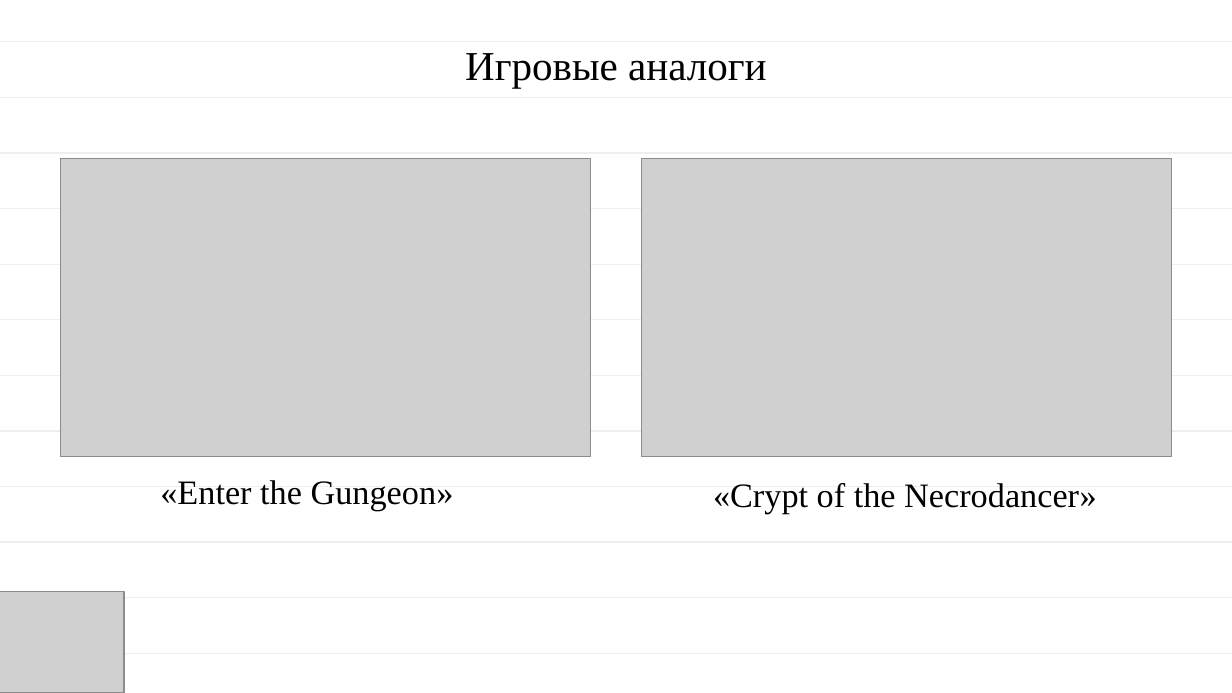
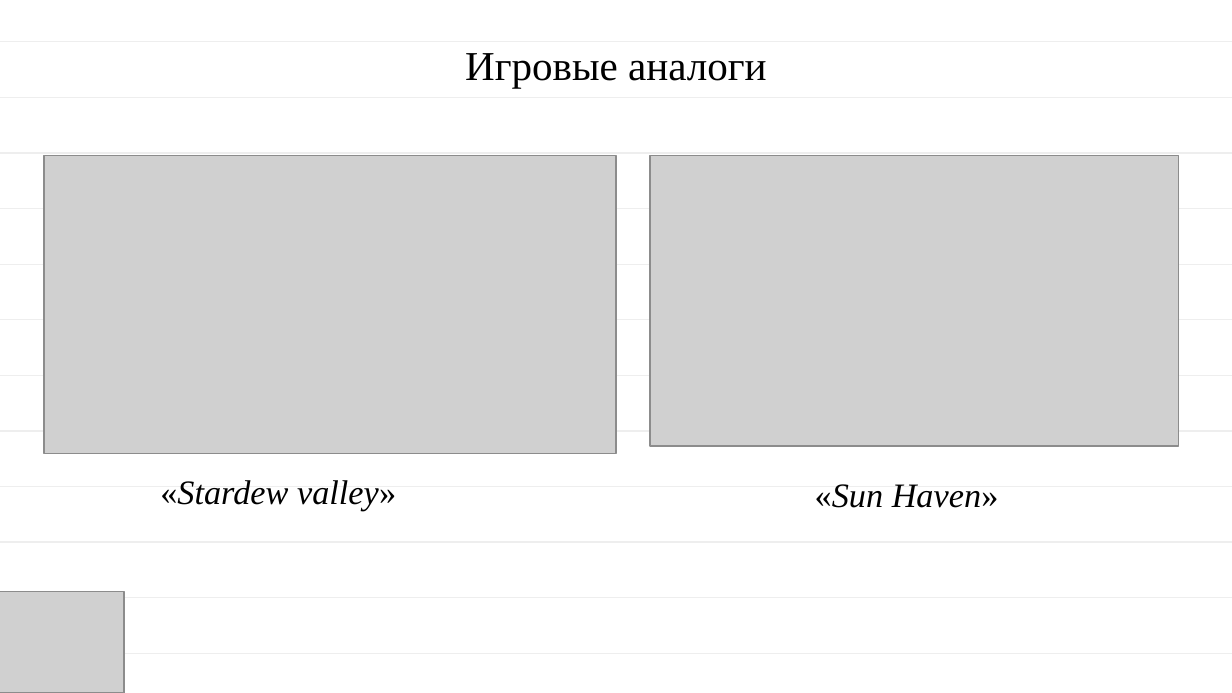
Before and after one commit to MAZUTA89/Farmer-s-Valley, a slide deck: slide 5 of ДипломДокументы/Преддипломная практика/Преддипломная практика/Презентация практика.pptx. Drawn at 1232x693 pixels with LibreOffice and Linux fonts; fonts in the diff are those of the drawing; grey boxes stand for pictures. Boxes give left, top, right and bottom in pixels: in the first picture for what was removed or moved away, otherwise in the second. Text is boxed around its words. In the diff, an @@ line names an element or a change of style, - is before the commit and + after.

```diff
--- a/ДипломДокументы/Преддипломная практика/Преддипломная практика/Презентация практика.pptx
+++ b/ДипломДокументы/Преддипломная практика/Преддипломная практика/Презентация практика.pptx
@@ picture: place and size @@
-picture at [60,159,591,457]
+picture at [44,155,616,453]
@@ picture: place and size @@
-picture at [641,159,1172,457]
+picture at [650,155,1179,446]
@@ subtitle at [160,480,396,511]: text changed; italic on @@
-«Enter the Gungeon»
+«Stardew valley»
@@ text at [815,484,999,508]: text changed; italic on @@
-«Crypt of the Necrodancer»
+«Sun Haven»
```
Also in this commit, not shown: 6 other slides changed, 14 other files.
